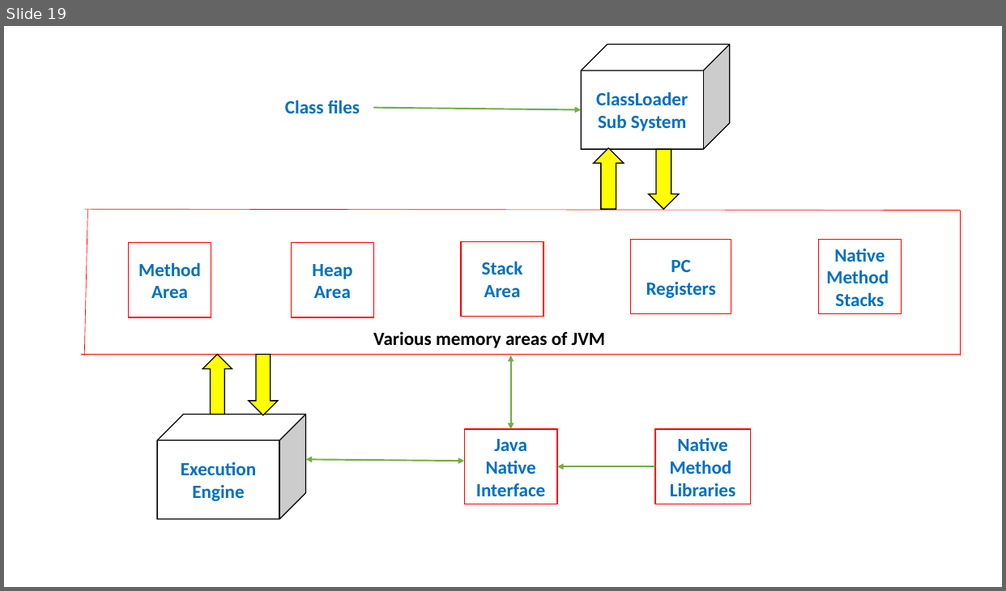
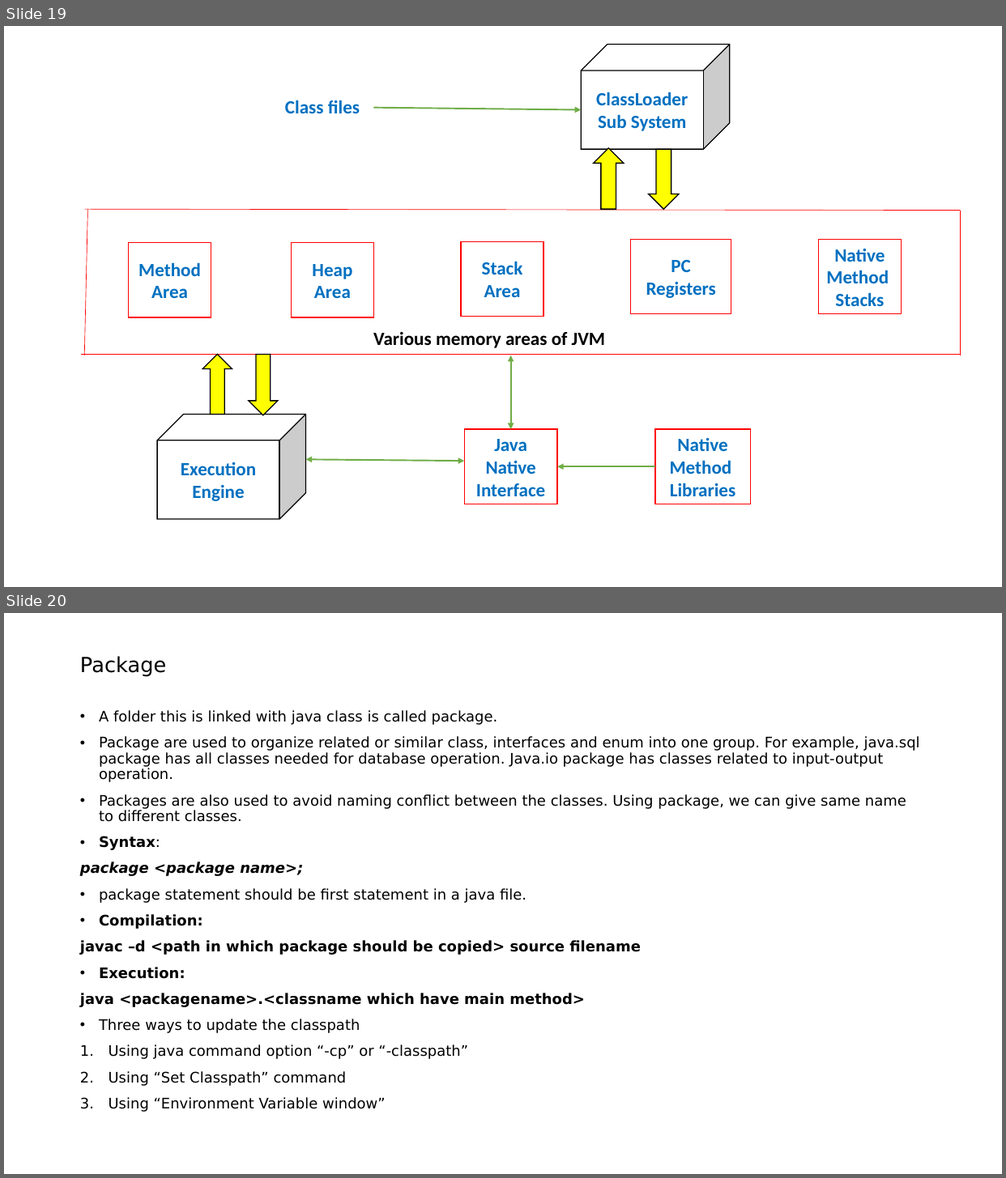
Before and after one commit to indrajeetydv/FSWDT, a slide deck: CoreJavaNotes.pptx. Shown one above the other, each under a label of ours: slide 19 before the commit, slides 19 and 20 after it. The pictures are 1006x591 and 1006x1178 pixels, drawn with LibreOffice and Linux fonts; fonts in the diff are those of the drawing. Boxes give left, top, right and bottom in pixels: in the first picture for what was removed or moved away, otherwise in the second. Text is boxed around its words. In the diff, an @@ line names an element or a change of style, - is before the commit and + after.

Commit message:
Package and Access Modiifer

```diff
--- a/CoreJavaNotes.pptx
+++ b/CoreJavaNotes.pptx
@@ slide 20 added at [4, 613, 1002, 1174], background #FFFFFF @@
@@ title added at [80, 656, 167, 677], 20 pt, text #000000 @@
+Package
@@ text added at [80, 710, 920, 1112], 14 pt, text #000000 @@
+• A folder this is linked with java class is called package.
+• Package are used to organize related or similar class, interfaces and enum into one group. For example, java.sql package has all classes needed for database operation. Java.io package has classes related to input-output operation.
+• Packages are also used to avoid naming conflict between the classes. Using package, we can give same name to different classes.
+• Syntax:
+package <package name>;
+• package statement should be first statement in a java file.
+• Compilation:
+javac –d <path in which package should be copied> source filename
+• Execution:
+java <packagename>.<classname which have main method>
+• Three ways to update the classpath
+1. Using java command option “-cp” or “-classpath”
+2. Using “Set Classpath” command
+3. Using “Environment Variable window”
```
Also in this commit, not shown: 2 other slides added.
